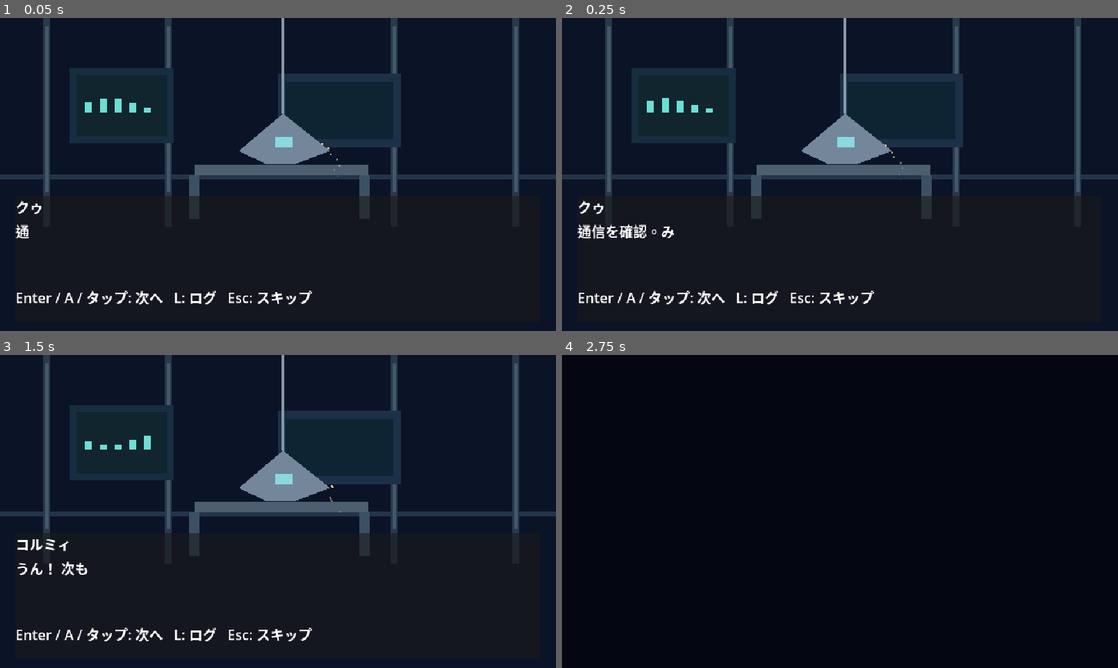
Above: before the commit, frames 1-4 (two rows, left to right).
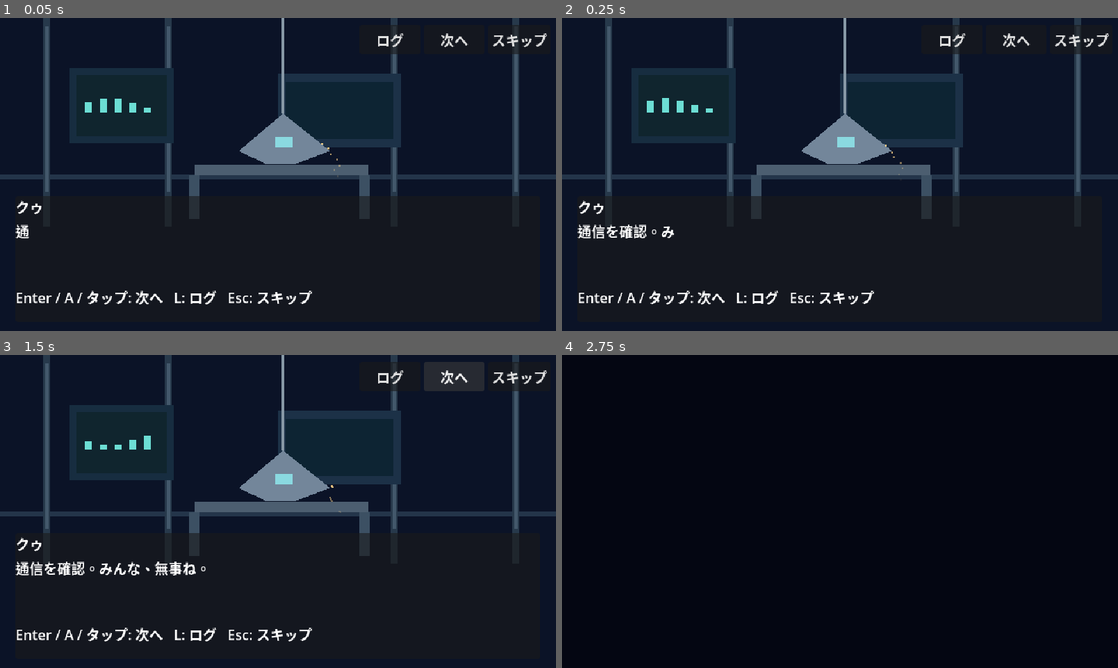
Above: after the commit, the same moments.

Repository: coshimagame/manjusyage
Game: Godot game, scene res://interlude_preview.tscn
Same seed, same stepped clock (60 frames per second), same inputs: the game is played once before the commit and once after it. This scene is started directly instead of the project's main scene.
Inputs (mouse positions are in pixels of both pictures, inside the frame that each line leads up to):
- Up to frame 1 (0.05 s): no input
- Up to frame 2 (0.25 s): no input
- Up to frame 3 (1.5 s): click (389, 376) at 0.5 s, where only the run after the commit has a clickable "ログ"; click (455, 376) at 1.25 s, where only the run after the commit has a clickable "次へ"
- Up to frame 4 (2.75 s): click (1079, 376) at 2 s, where only the run after the commit has a clickable "スキップ"

The runs differ from the first frame. In frame 1, 0.5% of the frame differs, in the area x 68-99%, y 2-12%; in frame 2, 0.5%; in frame 3, 2.3%, in the area x 2-99%, y 2-71%; in frame 4, nothing differs.

Commit message:
Add touch buttons for interlude advance, log and skip

Diff:
--- a/interlude_preview.gd
+++ b/interlude_preview.gd
@@ -16,6 +16,7 @@
 var dialogue_label: Label
 var log_label: RichTextLabel
 var prompt_label: Label
+var touch_controls: HBoxContainer
 
 func _ready() -> void:
     set_anchors_and_offsets_preset(Control.PRESET_FULL_RECT)
@@ -51,6 +52,24 @@
     log_label.visible = false
     log_label.scroll_active = true
     add_child(log_label)
+    touch_controls = HBoxContainer.new()
+    touch_controls.set_anchors_preset(Control.PRESET_TOP_RIGHT)
+    touch_controls.offset_left = -226
+    touch_controls.offset_top = 8
+    touch_controls.offset_right = -8
+    touch_controls.offset_bottom = 42
+    add_child(touch_controls)
+    for label in ["ログ", "次へ", "スキップ"]:
+        var button := Button.new()
+        button.text = label
+        button.custom_minimum_size = Vector2(70, 34)
+        touch_controls.add_child(button)
+        if label == "ログ":
+            button.pressed.connect(_toggle_log)
+        elif label == "次へ":
+            button.pressed.connect(_advance)
+        else:
+            button.pressed.connect(_finish)
     _show_line()
 
 func _process(delta: float) -> void:
@@ -87,6 +106,10 @@
     for i in range(mini(line_index + 1, lines.size())):
         log_label.add_text(str(lines[i].get("speaker", "")) + "： " + str(lines[i].get("text", "")) + "\n")
 
+func _toggle_log() -> void:
+    log_visible = not log_visible
+    log_label.visible = log_visible
+
 func _finish() -> void:
     completed.emit()
     if not next_scene.is_empty() and ResourceLoader.exists(next_scene):
@@ -99,8 +122,7 @@
         if event.keycode == KEY_ESCAPE:
             _finish()
         elif event.keycode == KEY_L:
-            log_visible = not log_visible
-            log_label.visible = log_visible
+            _toggle_log()
         elif event.keycode in [KEY_ENTER, KEY_SPACE, KEY_Z]:
             _advance()
     elif event is InputEventJoypadButton and event.pressed:
@@ -109,8 +131,4 @@
         elif event.button_index == JOY_BUTTON_A:
             _advance()
 
-func _gui_input(event: InputEvent) -> void:
-    if event is InputEventMouseButton and event.pressed and event.button_index == MOUSE_BUTTON_LEFT:
-        _advance()
-    elif event is InputEventScreenTouch and event.pressed:
-        _advance()
+# Touch and mouse input are handled by explicit buttons, avoiding double advance.
